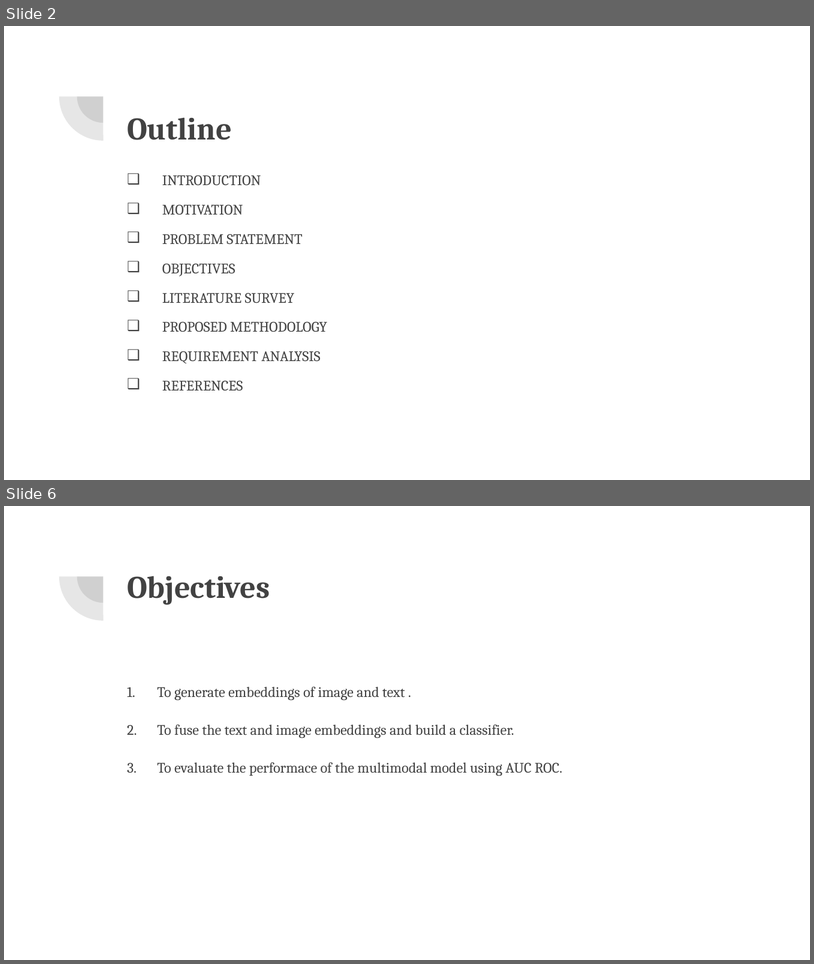
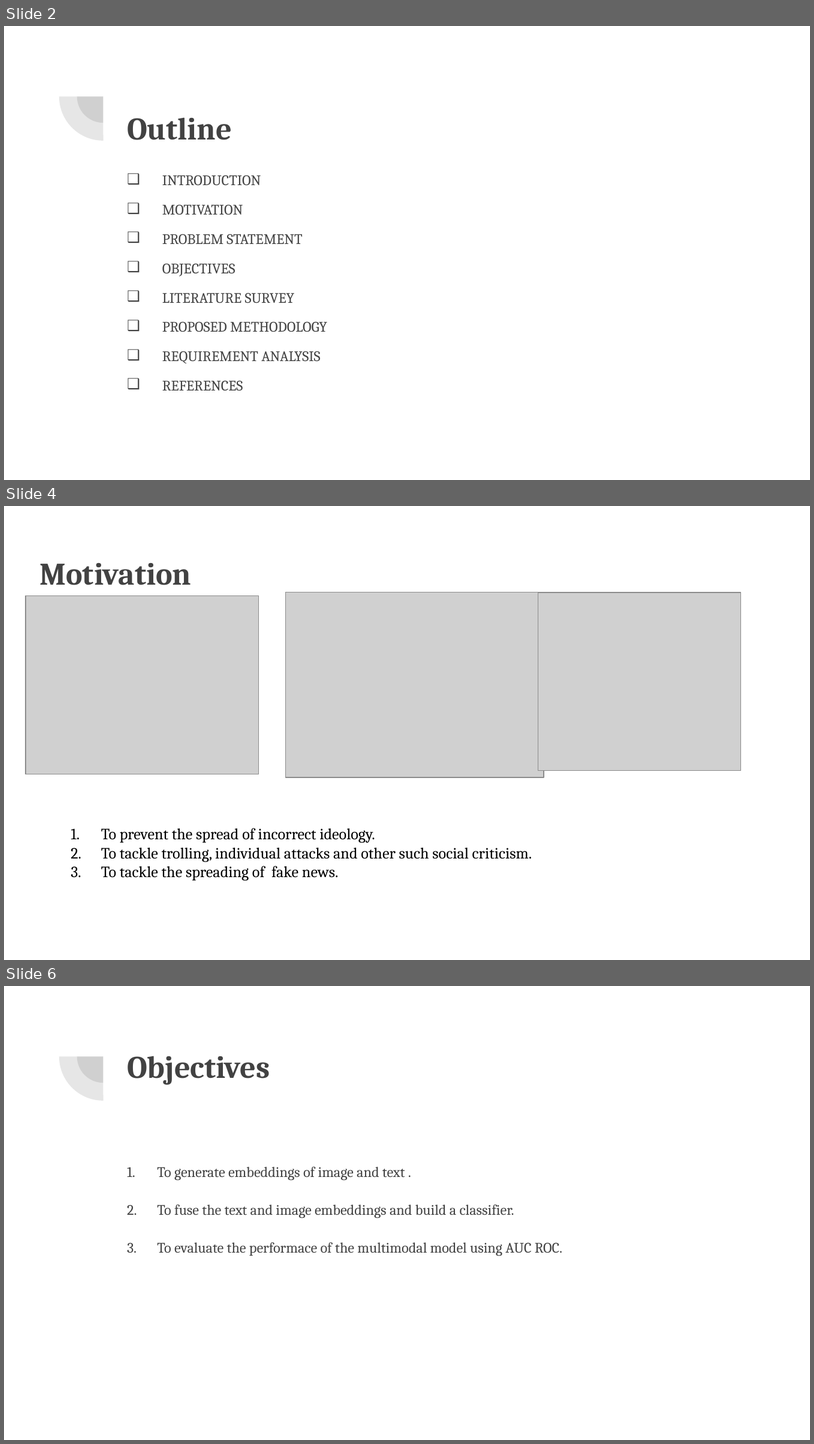
Before and after one commit to VarunBohara/Mini-Project-Documents, a slide deck: MINI PROJECT REVIEW.pptx. Shown one above the other, each under a label of ours: slides 2 and 6 before the commit, slides 2, 4 and 6 after it; the slides between them are not shown. The pictures are 814x964 and 814x1444 pixels, drawn with LibreOffice and Linux fonts; fonts in the diff are those of the drawing; grey boxes stand for pictures. Boxes give left, top, right and bottom in pixels: in the first picture for what was removed or moved away, otherwise in the second. Text is boxed around its words. In the diff, an @@ line names an element or a change of style, - is before the commit and + after.

```diff
--- a/MINI PROJECT REVIEW.pptx
+++ b/MINI PROJECT REVIEW.pptx
@@ slide 4 added at box(4, 506, 810, 960), background #FFFFFF @@
@@ title added at box(39, 563, 191, 585), 28 pt, text #424242, bold @@
+Motivation
@@ picture added at box(26, 595, 259, 774) @@
@@ picture added at box(285, 592, 543, 778) @@
@@ picture added at box(539, 592, 741, 771) @@
@@ text added at box(101, 828, 533, 880), 14 pt, text #000000 @@
+1. To prevent the spread of incorrect ideology.
+2. To tackle trolling, individual attacks and other such social criticism.
+3. To tackle the spreading of fake news.
```
Also in this commit, not shown: 5 slides changed, 2 other slides added, 12 slides removed.
